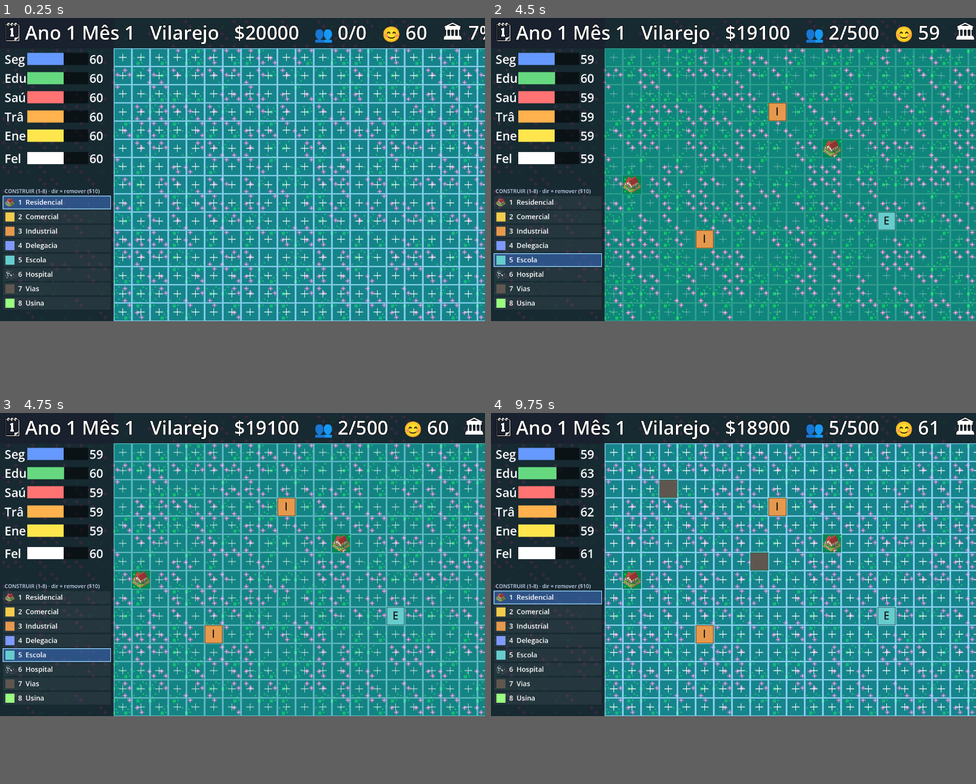
Above: before the commit, frames 1-4 (two rows, left to right).
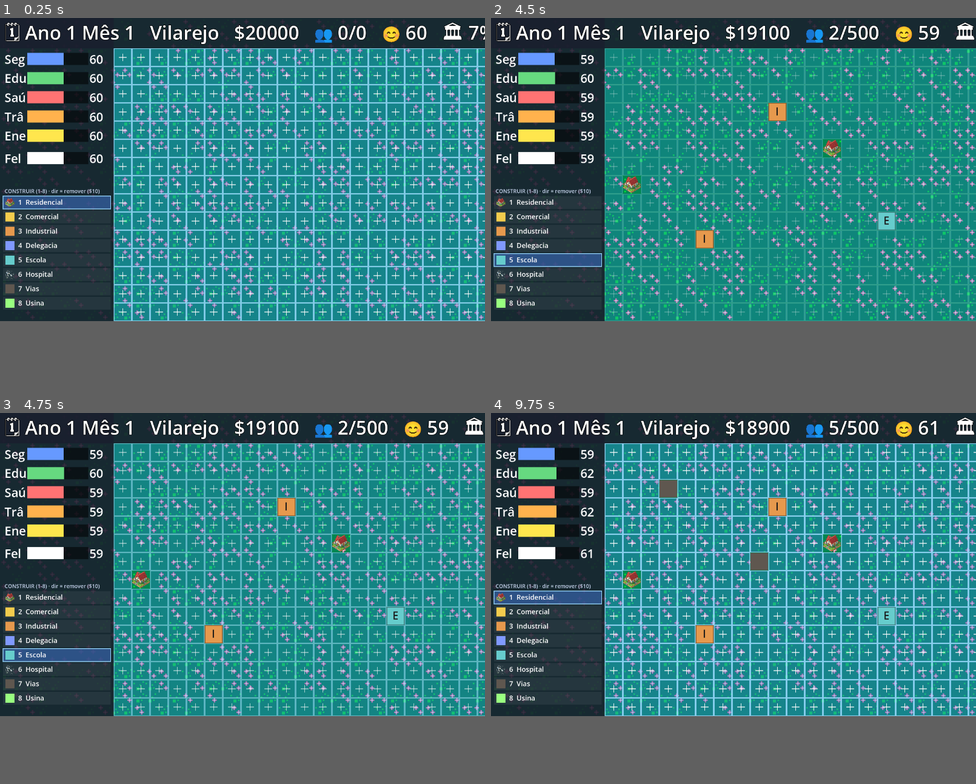
Above: after the commit, the same moments.

Repository: andrewsmedina/yourcity
Game: Godot game, scene res://scenes/main.tscn
Two runs of this game, one before a commit and one after it. Both use one fixed random seed, a clock stepped at 60 frames per second and the inputs below.
Inputs (mouse positions are in pixels of both pictures, inside the frame that each line leads up to):
- Up to frame 1 (0.25 s): no input
- Up to frame 2 (4.5 s): tap Enter at 0.5 s; move the mouse to (840, 155) at 0.52 s; tap 1 at 0.6 s; click (840, 155) at 0.67 s; tap Space at 0.77, 1.25, 3.77 s; drag from (636, 184) to (709, 229) at 1.27 s; move the mouse to (782, 103) at 2.02 s; tap 3 at 2.1 s; click (782, 103) at 2.17 s; drag from (709, 229) to (588, 125) at 2.77 s; move the mouse to (879, 214) at 3.52 s; tap 5 at 3.6 s; click (879, 214) at 3.67 s; drag from (588, 125) to (660, 92) at 4.27 s
- Up to frame 3 (4.75 s): no input
- Up to frame 4 (9.75 s): move the mouse to (757, 565) at 5.02 s; tap 7 at 5.1 s; click (757, 565) at 5.17 s; drag from (660, 487) to (636, 579) at 5.77 s; move the mouse to (840, 550) at 6.52 s; tap Enter at 6.6 s; click (840, 550) at 6.67 s; tap Space at 6.77 s; drag from (636, 579) to (709, 624) at 7.27 s; move the mouse to (782, 498) at 8.02 s; tap T at 8.1 s; click (782, 498) at 8.17 s; drag from (709, 624) to (588, 520) at 8.77 s; move the mouse to (879, 609) at 9.52 s; tap 1 at 9.6 s; click (879, 609) at 9.67 s

Frames 1-2 are identical in both runs. In frame 3, less than 0.1% of the frame differs, in the area x 18-93%, y 1-40%; in frame 4, less than 0.1%.

Commit message:
Per-service coverage: Security ~500, Education ~300, Health ~1000
Give each people-service its own resident coverage instead of a shared 1000:
Delegacia ~1/500, Escola ~1/300, Hospital ~1/1000.

Co-Authored-By: Claude Opus 4.8 (1M context) <noreply@anthropic.com>

Diff:
--- a/scripts/sim/city_sim.gd
+++ b/scripts/sim/city_sim.gd
@@ -126,7 +126,12 @@
 # matching service; demand for people-services (security/education/health) grows
 # with POPULATION, while traffic/energy demand grows with the building count.
 const SERVICE_BOOST := 0.5             # indicator supply per matching service
-const DEMAND_PER_RESIDENT := 0.0005    # people-service demand per resident (~1 service / 1000 pop)
+# Residents that one people-service covers (demand per resident = BOOST / this).
+const RESIDENTS_PER_SERVICE := {
+	Indicator.SECURITY: 500.0,
+	Indicator.EDUCATION: 300.0,
+	Indicator.HEALTH: 1000.0,
+}
 const DEMAND_PER_BUILDING := 0.03      # traffic demand per built lot (~1 Vias / 16)
 const ENERGY_DEMAND_PER_BUILDING := 0.01  # energy demand per built lot (~1 Usina / 50)
 
@@ -460,7 +465,7 @@
 	var demand := 0.0
 	match ind:
 		Indicator.SECURITY, Indicator.EDUCATION, Indicator.HEALTH:
-			demand = population * DEMAND_PER_RESIDENT
+			demand = population * SERVICE_BOOST / RESIDENTS_PER_SERVICE[ind]
 		Indicator.TRAFFIC:
 			demand = building_count() * DEMAND_PER_BUILDING
 		Indicator.ENERGY:
